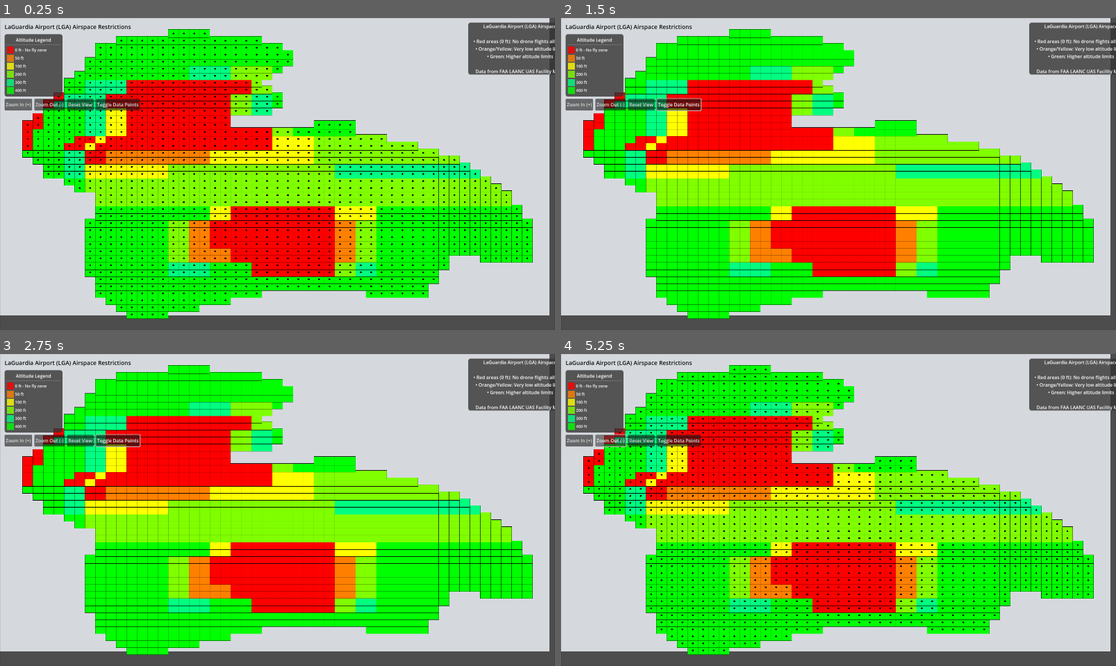
Above: before the commit, frames 1-4 (two rows, left to right).
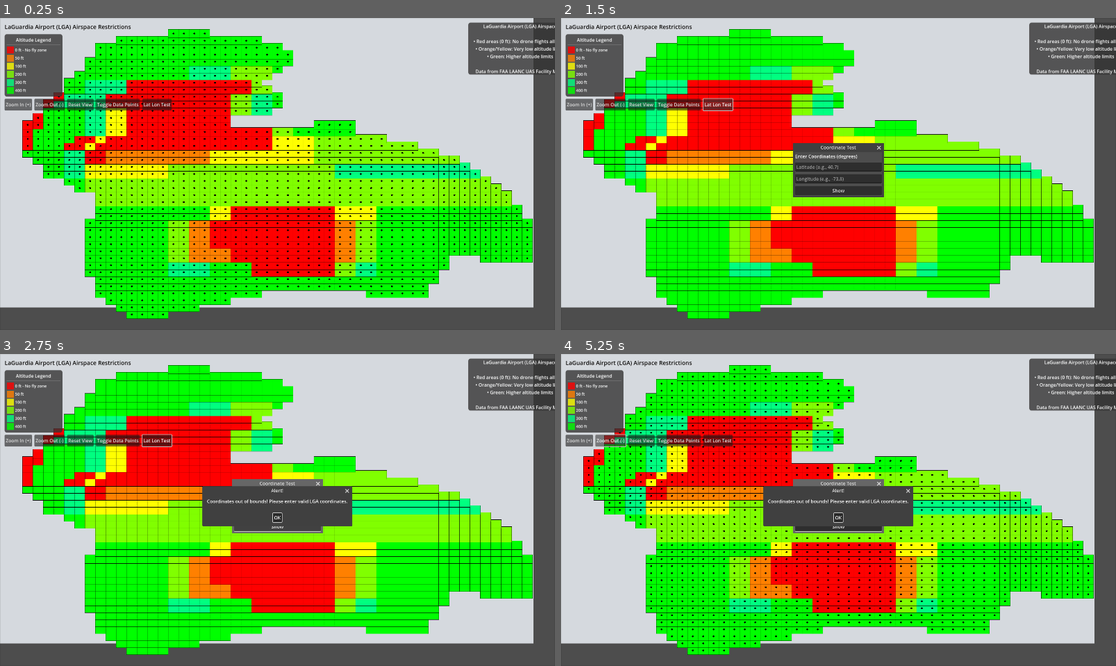
Above: after the commit, the same moments.

Repository: diegoalns/Godot_UAV_Simulator
Game: Godot game, scene res://lga_airspace_visualization.tscn
The game is run twice, just before and just after one commit, with the same random seed, the same clock (stepped at 60 frames per second) and the same inputs.
Inputs (mouse positions are in pixels of both pictures, inside the frame that each line leads up to):
- Up to frame 1 (0.25 s): no input
- Up to frame 2 (1.5 s): click "Toggle Data Points" at 0.5 s; click (716, 105) at 1.25 s, where only the run after the commit has a clickable "Lat Lon Test"
- Up to frame 3 (2.75 s): click (277, 525) at 2 s, where only the run after the commit has a clickable "Show"
- Up to frame 4 (5.25 s): click "Zoom In (+)" at 2.75 s; click "Toggle Data Points" at 3.5 s; click (705, 435) at 4.25 s, where only the run after the commit has a clickable "Lat Lon Test"; click "Zoom Out (-)" at 5 s

The runs differ from the first frame. In frame 1, 5.1% of the frame differs, in the area x 0-99%, y 0-96%; in frame 2, 8.0%; in frame 3, 9.4%; in frame 4, 9.3%.

Commit message:
Added the test button to check if  coordinates match with the map, test OK!

Diff:
--- /dev/null
+++ b/Godot_Project/coordinate_test_window.gd
@@ -0,0 +1,29 @@
+extends Window
+
+signal coordinate_submitted(lat: float, lon: float)
+
+@onready var lat_input = $VBoxContainer/LatInput
+@onready var lon_input = $VBoxContainer/LonInput
+@onready var show_button = $VBoxContainer/ShowButton
+
+func _ready():
+	show_button.pressed.connect(_on_show_pressed)
+	close_requested.connect(_on_close_requested)
+
+func _on_close_requested():
+	hide()
+
+func _on_show_pressed():
+	var lat = float(lat_input.text)
+	var lon = float(lon_input.text)
+
+	# Validate coordinates
+	if lat < 40.55417343 or lat > 40.88750683 or lon < -73.99583928 or lon > -73.5958392:
+		# Show error message
+		var error_dialog = AcceptDialog.new()
+		add_child(error_dialog)
+		error_dialog.dialog_text = "Coordinates out of bounds! Please enter valid LGA coordinates."
+		error_dialog.popup_centered()
+		return
+
+	emit_signal("coordinate_submitted", lat, lon)
--- /dev/null
+++ b/Godot_Project/coordinate_test_window.tscn
@@ -0,0 +1,30 @@
+[gd_scene load_steps=2 format=3 uid="uid://b6x8v0j6y5n3q"]
+
+[ext_resource type="Script" path="res://coordinate_test_window.gd" id="1_2u4vx"]
+
+[node name="CoordinateTestWindow" type="Window"]
+title = "Coordinate Test"
+size = Vector2i(300, 150)
+initial_position = 2
+script = ExtResource("1_2u4vx")
+
+[node name="VBoxContainer" type="VBoxContainer" parent="."]
+anchors_preset = 15
+anchor_right = 1.0
+anchor_bottom = 1.0
+grow_horizontal = 2
+grow_vertical = 2
+theme_override_constants/separation = 10
+alignment = 1
+
+[node name="Label" type="Label" parent="VBoxContainer"]
+text = "Enter Coordinates (degrees)"
+
+[node name="LatInput" type="LineEdit" parent="VBoxContainer"]
+placeholder_text = "Latitude (e.g., 40.7)"
+
+[node name="LonInput" type="LineEdit" parent="VBoxContainer"]
+placeholder_text = "Longitude (e.g., -73.8)"
+
+[node name="ShowButton" type="Button" parent="VBoxContainer"]
+text = "Show"
--- a/Godot_Project/lga_airspace_visualization.gd
+++ b/Godot_Project/lga_airspace_visualization.gd
@@ -38,6 +38,10 @@
 @onready var grid_container = $GridContainer
 var viewport_size = Vector2()
 
+# Add after the existing variables
+var coordinate_test_window: Window
+var test_points = []  # Array to store test points
+
 # Create a custom GridDrawer class
 class GridDrawer extends Node2D:
 	var parent
@@ -76,6 +80,11 @@
 				var dot_size = 3.0
 				draw_circle(pos, dot_size, Color(0, 0, 0, 1))
 
+		# Draw test points
+		for point in parent.test_points:
+			var pos = parent.get_exact_screen_pos(point.lat, point.lon)
+			draw_circle(pos, 5.0, Color(1, 0, 0, 1))  # Red dot for test points
+
 # Grid drawer instance
 var grid_drawer
 
@@ -106,6 +115,12 @@
 	show_points_button.text = "Toggle Data Points"
 	show_points_button.pressed.connect(_on_toggle_points_pressed)
 	$UI/ZoomControls.add_child(show_points_button)
+
+	# Add Lat Lon Test button
+	var test_button = Button.new()
+	test_button.text = "Lat Lon Test"
+	test_button.pressed.connect(_on_test_button_pressed)
+	$UI/ZoomControls.add_child(test_button)
 
 	# Make the UI elements independent of the camera
 	$UI.top_level = true
@@ -329,3 +344,40 @@
 	# Store for later use
 	grid_dimensions["lat_spacing"] = min_lat_diff
 	grid_dimensions["lon_spacing"] = min_lon_diff
+
+func setup_ui() -> void:
+	# Connect button signals
+	$UI/ZoomControls/ZoomInButton.pressed.connect(_on_zoom_in_pressed)
+	$UI/ZoomControls/ZoomOutButton.pressed.connect(_on_zoom_out_pressed)
+	$UI/ZoomControls/ResetButton.pressed.connect(_on_reset_view_pressed)
+
+	# Add Show/Hide Points button
+	var show_points_button = Button.new()
+	show_points_button.text = "Toggle Data Points"
+	show_points_button.pressed.connect(_on_toggle_points_pressed)
+	$UI/ZoomControls.add_child(show_points_button)
+
+	# Add Lat Lon Test button
+	var test_button = Button.new()
+	test_button.text = "Lat Lon Test"
+	test_button.pressed.connect(_on_test_button_pressed)
+	$UI/ZoomControls.add_child(test_button)
+
+	# Make UI elements independent of camera
+	$UI.top_level = true
+
+func _on_test_button_pressed() -> void:
+	if coordinate_test_window == null:
+		# Create the coordinate test window
+		coordinate_test_window = preload("res://coordinate_test_window.tscn").instantiate()
+		coordinate_test_window.coordinate_submitted.connect(_on_coordinate_submitted)
+		add_child(coordinate_test_window)
+		coordinate_test_window.popup_centered()
+	else:
+		coordinate_test_window.show()
+		coordinate_test_window.popup_centered()
+
+func _on_coordinate_submitted(lat: float, lon: float) -> void:
+	# Add the test point
+	test_points.append({"lat": lat, "lon": lon})
+	grid_drawer.queue_redraw()
--- a/Godot_Project/lga_airspace_visualization.tscn
+++ b/Godot_Project/lga_airspace_visualization.tscn
@@ -13,10 +13,10 @@
 script = ExtResource("1_0t55b")
 
 [node name="BackgroundMap" type="ColorRect" parent="."]
-offset_left = -19.0
-offset_top = -51.0
-offset_right = 1901.0
-offset_bottom = 1029.0
+offset_left = -74.0
+offset_top = -78.0
+offset_right = 1962.0
+offset_bottom = 1077.0
 color = Color(0.836062, 0.850533, 0.869265, 1)
 
 [node name="MapLabel" type="Label" parent="BackgroundMap"]
--- a/Godot_Project/project.godot
+++ b/Godot_Project/project.godot
@@ -12,7 +12,7 @@
 
 config/name="Rrt V 2 Godot Modular"
 run/main_scene="res://lga_airspace_visualization.tscn"
-config/features=PackedStringArray("4.2", "GL Compatibility")
+config/features=PackedStringArray("4.3", "GL Compatibility")
 config/icon="res://icon.svg"
 
 [rendering]
